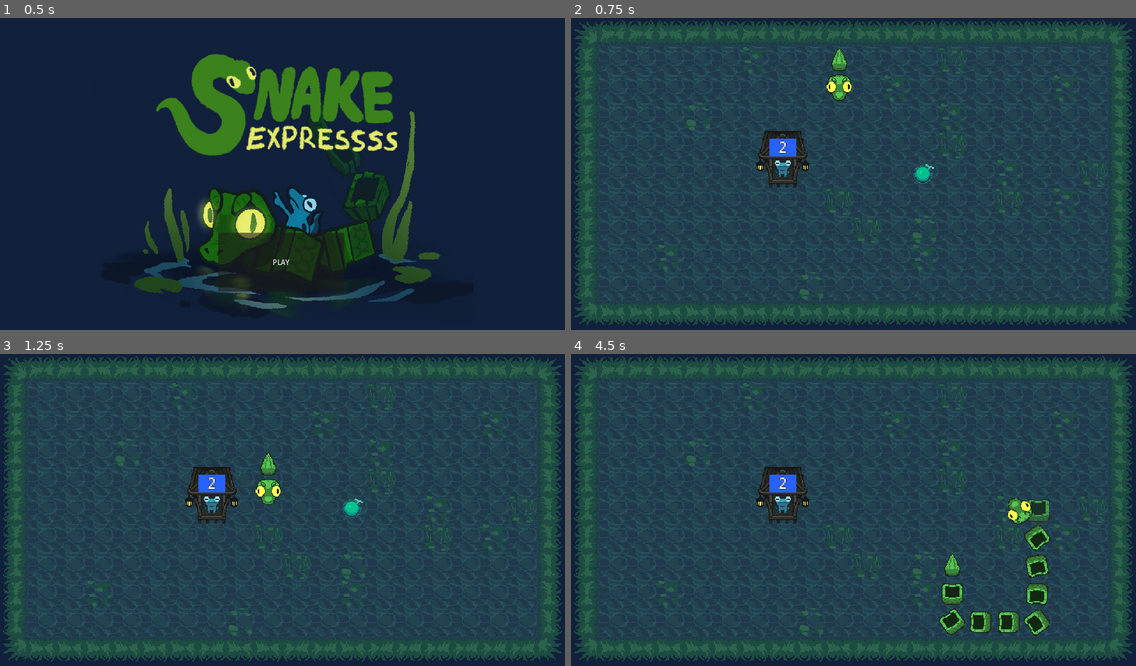
Above: before the commit, frames 1-4 (two rows, left to right).
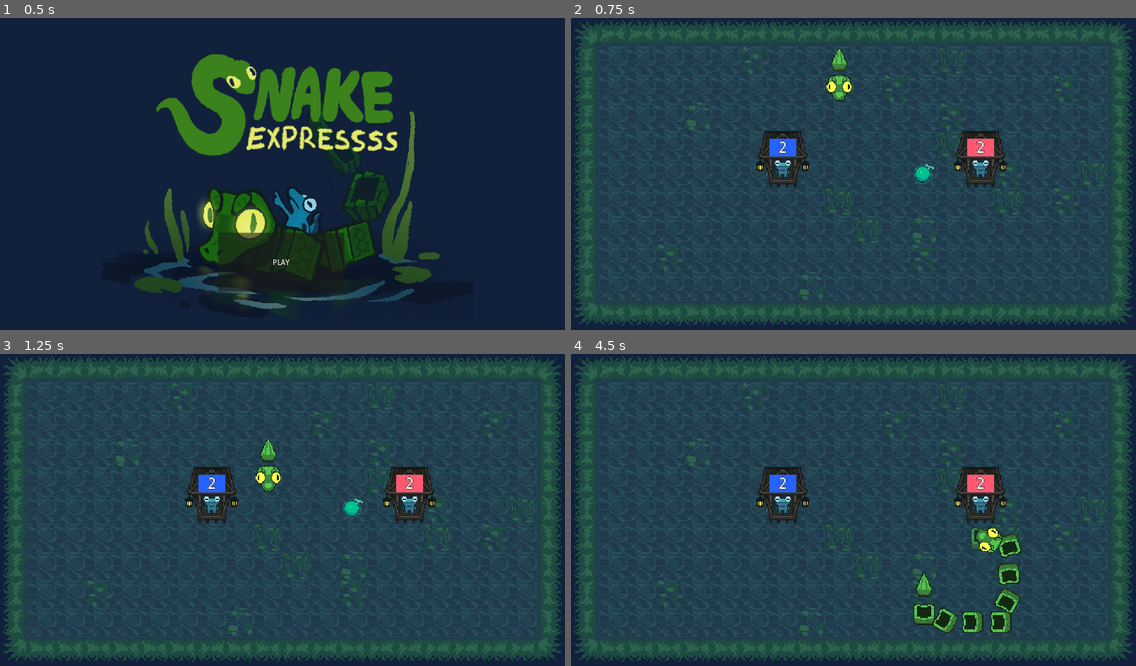
Above: after the commit, the same moments.

Repository: Steaf23/GWJ59-Snake-Expressss
Game: Godot game, scene res://scene_manager.tscn
Same seed, same stepped clock (60 frames per second), same inputs: the game is played once before the commit and once after it.
Inputs:
- Up to frame 1 (0.5 s): no input
- Up to frame 2 (0.75 s): click "PLAY" at 0.5 s
- Up to frame 3 (1.25 s): no input
- Up to frame 4 (4.5 s): tap Enter (ui_accept) at 1.25, 1.52, 2.27, 3.77 s; hold D (move_right) 1.28-2.03 s; tap Space every 0.75 s from 1.35 to 4.35 s; hold S (move_down) 2.03-2.78 s; hold D (move_right) 2.78-3.53 s; hold W (move_up) 3.53-4.28 s; hold A (move_left) from 4.28 s (still down)

Frame 1 is identical in both runs. In frame 2, 1.2% of the frame differs, in the area x 67-78%, y 36-55%; in frame 3, 1.8%; in frame 4, 5.4%, in the area x 60-85%, y 36-91%.

Commit message:
wagons pick up passengers at the correct position now, made moving feel a bit less grid-based

Diff:
--- a/grid.gd
+++ b/grid.gd
@@ -30,10 +30,13 @@
 	if not train.can_add_passenger():
 		return
 
-	for station in stations.get_children():
-		if train.current_cell in station.get_pickup_cells():
-			station.pickup_passenger(train.head)
-			train.add_passenger()
+
+	for wagon in train.get_available_wagons():
+		for station in stations.get_children():
+			if wagon.current_cell in station.get_pickup_cells():
+				station.pickup_passenger(wagon)
+				train.add_passenger(wagon)
+				return
 
 
 func try_pickup_item() -> void:
--- a/station.gd
+++ b/station.gd
@@ -15,7 +15,7 @@
 	set(value):
 		entry = value
 		if entry != null:
-			if $Icon == null:
+			if not is_node_ready():
 				await ready
 			$Icon.texture.gradient.set_color(0, entry.color)
 
--- a/station.tscn
+++ b/station.tscn
@@ -6,10 +6,12 @@
 [ext_resource type="Texture2D" uid="uid://fooj2rtj3txq" path="res://Assets/Art/Newt.png" id="3_824on"]
 
 [sub_resource type="Gradient" id="Gradient_c477j"]
-offsets = PackedFloat32Array(0.00881057)
-colors = PackedColorArray(0.14902, 0.384314, 1, 1)
+resource_local_to_scene = true
+offsets = PackedFloat32Array(0.00881058)
+colors = PackedColorArray(0.815686, 0.913725, 1, 1)
 
 [sub_resource type="GradientTexture2D" id="GradientTexture2D_shfu5"]
+resource_local_to_scene = true
 gradient = SubResource("Gradient_c477j")
 width = 30
 height = 20
--- a/train.gd
+++ b/train.gd
@@ -123,16 +123,14 @@
 	return false
 
 
-func add_passenger() -> void:
+func add_passenger(wagon: TrainWagon) -> void:
 	if not can_add_passenger():
 		return
 
-	for wagon in wagons.get_children():
-		if wagon is TrainWagon:
-			if not wagon.has_passenger && wagon.can_have_passenger:
-				wagon.has_passenger = true
-				SoundManager.play_random_sfx([Sounds.PICKUP_1, Sounds.PICKUP_2, Sounds.PICKUP_3])
-				return
+	if not wagon.has_passenger && wagon.can_have_passenger:
+		wagon.has_passenger = true
+		SoundManager.play_random_sfx([Sounds.PICKUP_1, Sounds.PICKUP_2, Sounds.PICKUP_3])
+		return
 
 
 func pickup_item(item: Item) -> void:
@@ -143,13 +141,17 @@
 
 
 func get_passenger_count() -> int:
-	var count: int = 0
+	# Head and Tail can not have passengers
+	return wagons.get_child_count() - get_available_wagons().size() - 2
+
+
+func get_available_wagons() -> Array[TrainWagon]:
+	var available_wagons: Array[TrainWagon] = []
 	for wagon in wagons.get_children():
 		if wagon is TrainWagon:
-			if wagon.has_passenger:
-				count += 1
-
-	return count
+			if not wagon.has_passenger and wagon.can_have_passenger:
+				available_wagons.append(wagon)
+	return available_wagons
 
 
 func _on_sound_timer_timeout() -> void:
--- a/train_wagon.gd
+++ b/train_wagon.gd
@@ -43,9 +43,6 @@
 		pos_tween.stop()
 
 	pos_tween = create_tween()
-	var tweener = pos_tween.tween_property(self, ^"global_position", Vector2(target_cell * Global.TILE_SIZE), tween_speed)
-
+	var tweener = pos_tween.tween_property(self, ^"global_position", Vector2(target_cell * Global.TILE_SIZE), tween_speed * 1.2)
+	tweener.set_trans(Tween.TRANS_LINEAR).set_ease(Tween.EASE_OUT_IN)
 	current_cell = target_cell
-#	rot_tween = create_tween()
-#	var tweener2 = rot_tween.tween_property($Sprite, ^"rotation", Vector2.DOWN.angle_to(new_direction), tween_speed)
-#	tweener2.from(Vector2.DOWN.angle_to(new_direction))
--- a/train_wagon.tscn
+++ b/train_wagon.tscn
@@ -6,7 +6,7 @@
 
 [node name="TrainSection" type="Area2D" groups=["grid_object"]]
 script = ExtResource("1_o7jmh")
-tween_speed = 0.2
+tween_speed = 0.22
 
 [node name="Sprite" type="Sprite2D" parent="."]
 position = Vector2(16, 16)
--- a/world.tscn
+++ b/world.tscn
@@ -7,6 +7,7 @@
 [ext_resource type="Texture2D" uid="uid://cx84v6dyo42jw" path="res://Assets/Art/SwampWater.png" id="2_uo0rg"]
 [ext_resource type="PackedScene" uid="uid://djlj1bhvc1kp8" path="res://station.tscn" id="5_25gom"]
 [ext_resource type="PackedScene" uid="uid://dwj4xfnnfcc7v" path="res://item.tscn" id="6_leje5"]
+[ext_resource type="Resource" uid="uid://cyhjkmruomscy" path="res://Stations/circle_station.tres" id="6_rs57t"]
 
 [sub_resource type="TileSetAtlasSource" id="TileSetAtlasSource_i85nu"]
 texture = ExtResource("1_jxrvb")
@@ -215,12 +216,18 @@
 [node name="Station" parent="Grid/Stations" instance=ExtResource("5_25gom")]
 position = Vector2(224, 160)
 
+[node name="Station2" parent="Grid/Stations" instance=ExtResource("5_25gom")]
+position = Vector2(448, 160)
+entry = ExtResource("6_rs57t")
+
 [node name="Train" parent="Grid" instance=ExtResource("2_suilo")]
 position = Vector2(288, 64)
 
 [node name="BoundCamera2D" parent="Grid/Train/Wagons/Head" index="3"]
 limit_left = 0
 limit_top = 0
+limit_right = 640
+limit_bottom = 352
 
 [node name="Corner1" parent="Grid/Train/Wagons/Head/BoundCamera2D" index="0"]
 position = Vector2(-256, -32)
Not shown: 1 places in world.tscn that only renumber resources
